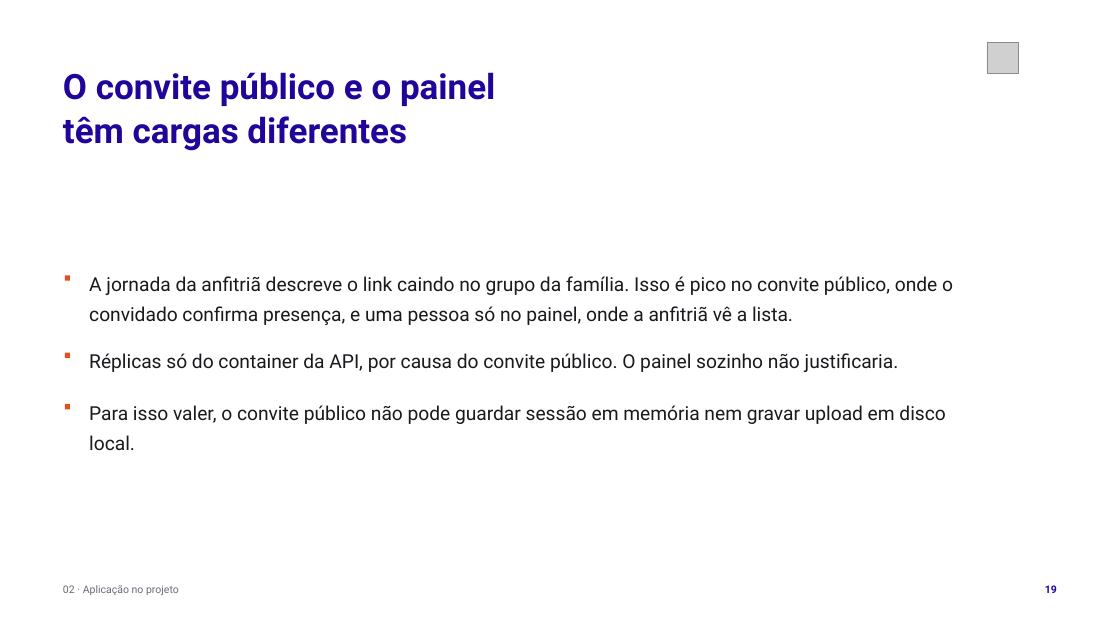
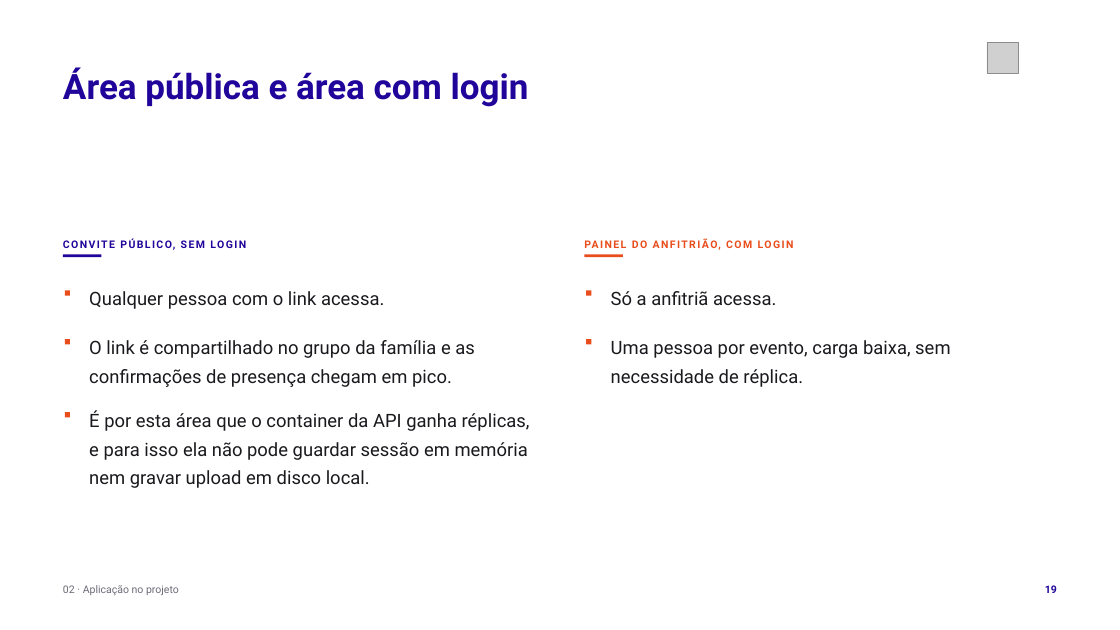
Before and after one commit to tcpassos/invite-app, a slide deck: slide 19 of trabalhos/T1-Docker-Invite-People.pptx. Drawn at 1120x630 pixels with LibreOffice and Linux fonts; fonts in the diff are those of the drawing; grey boxes stand for pictures. Boxes give left, top, right and bottom in pixels: in the first picture for what was removed or moved away, otherwise in the second. Text is boxed around its words. In the diff, an @@ line names an element or a change of style, - is before the commit and + after.

Commit message:
docs: atualiza o binario do T1 com o slide das duas areas

```diff
--- a/trabalhos/T1-Docker-Invite-People.pptx
+++ b/trabalhos/T1-Docker-Invite-People.pptx
@@ text at [63,67,529,107]: text changed @@
-O convite público e o painel
-têm cargas diferentes
+Área pública e área com login
@@ text added at [63,235,535,252], 9 pt, text #21049A, bold @@
+CONVITE PÚBLICO, SEM LOGIN
@@ text added at [585,235,1057,252], 9 pt, text #E94D1C, bold @@
+PAINEL DO ANFITRIÃO, COM LOGIN
@@ rectangle added at [63,255,102,257], fill #21049A @@
@@ rectangle added at [585,255,623,257], fill #E94D1C @@
@@ rectangle: place and size @@
-rectangle at [65,276,70,281]
+rectangle at [65,291,70,296]
@@ text removed at [89,276,953,325] @@
-A jornada da anfitriã descreve o link caindo no grupo da família. Isso é pico no convite público, onde o convidado confirma presença, e uma pessoa só no painel, onde a anfitriã vê a lista.
@@ text added at [89,291,384,309], 15.8 pt, text #1A1A1E @@
+Qualquer pessoa com o link acessa.
@@ rectangle added at [586,291,592,296], fill #E94D1C @@
@@ text added at [611,291,776,305], 15.8 pt, text #1A1A1E @@
+Só a anfitriã acessa.
@@ rectangle: place and size @@
-rectangle at [65,353,70,358]
+rectangle at [65,339,70,344]
@@ text removed at [89,353,899,372] @@
-Réplicas só do container da API, por causa do convite público. O painel sozinho não justificaria.
@@ text added at [89,340,475,387], 15.8 pt, text #1A1A1E @@
+O link é compartilhado no grupo da família e as confirmações de presença chegam em pico.
@@ rectangle added at [586,339,592,344], fill #E94D1C @@
@@ text added at [611,340,950,387], 15.8 pt, text #1A1A1E @@
+Uma pessoa por evento, carga baixa, sem necessidade de réplica.
@@ rectangle: place and size @@
-rectangle at [65,404,70,409]
+rectangle at [65,413,70,418]
@@ text at [89,410,530,488]: text changed; size 16.5 to 15.8 pt @@
-Para isso valer, o convite público não pode guardar sessão em memória nem gravar upload em disco local.
+É por esta área que o container da API ganha réplicas, e para isso ela não pode guardar sessão em memória nem gravar upload em disco local.
```
